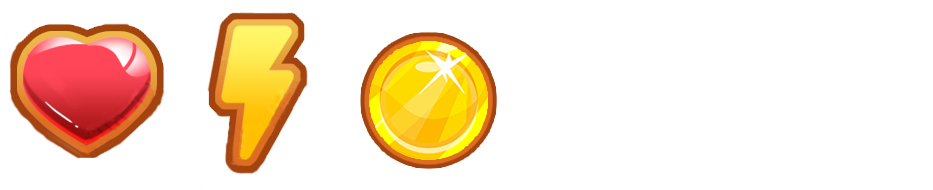
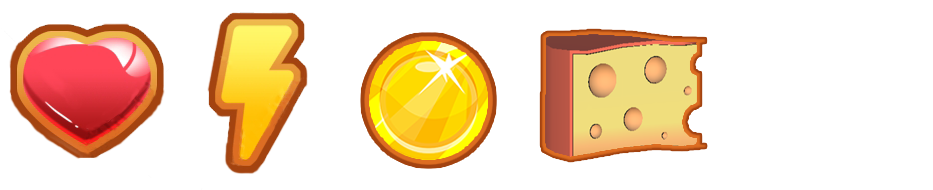
Layers edited between the first and the second 933×190 image:
added layer "Layer 5" above "Coin" over [541, 30, 706, 161]
